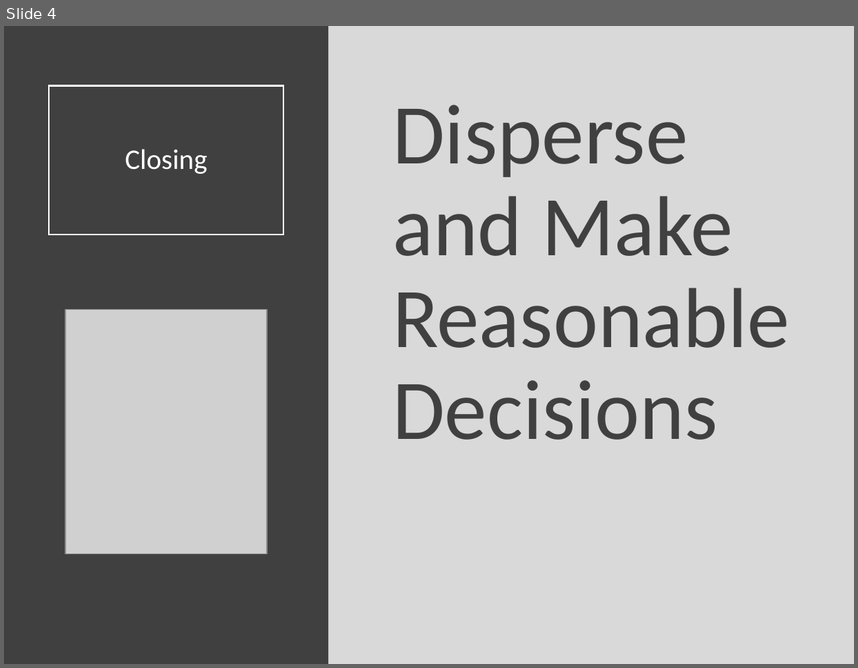
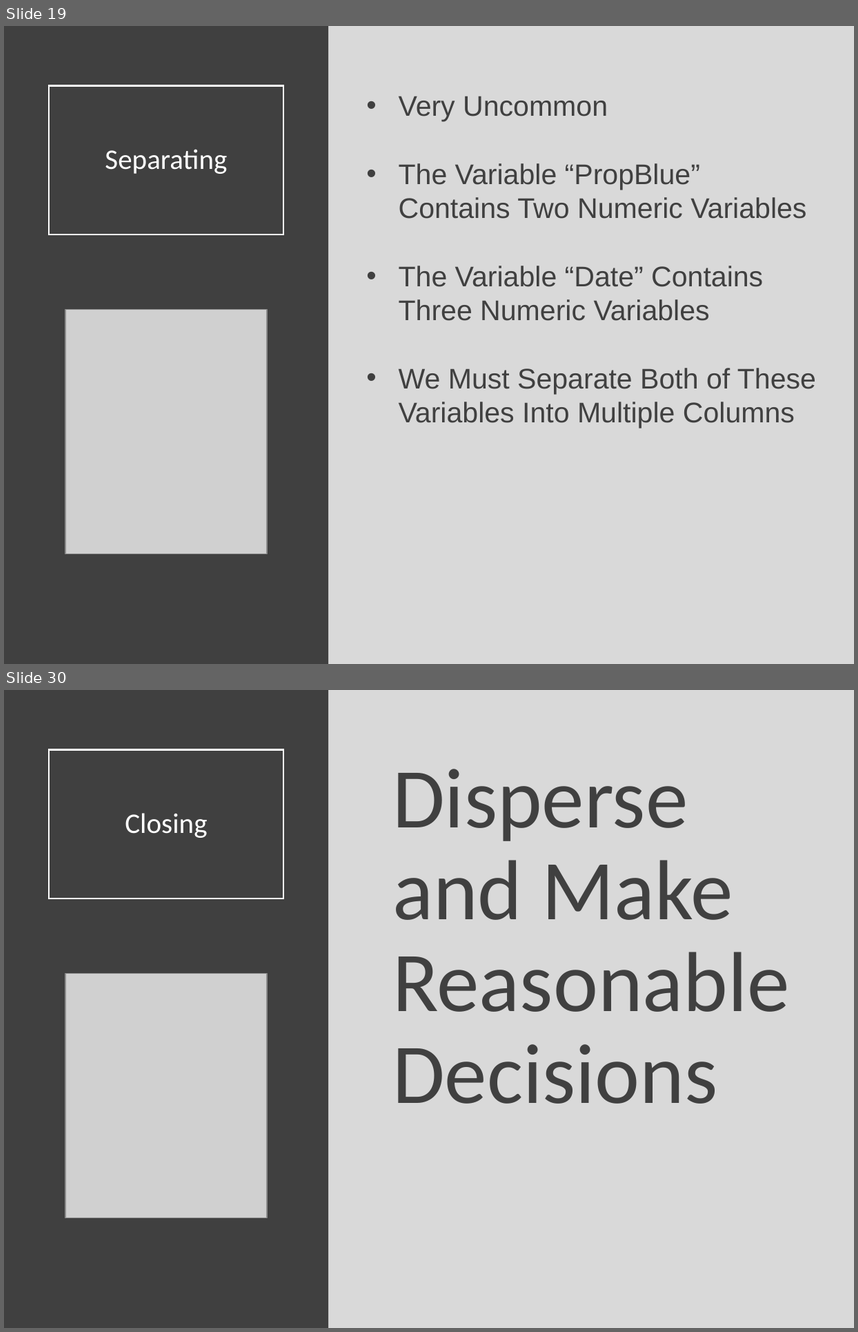
Before and after one commit to Yixf-Self/STOR320_WEBSITE, a slide deck: Lecture/Lecture 12/Lecture 12.pptx. Shown one above the other, each under a label of ours: slide 4 before the commit, slides 19 and 30 after it; the slides between them are not shown. The pictures are 858x668 and 858x1332 pixels, drawn with LibreOffice and Linux fonts; fonts in the diff are those of the drawing; grey boxes stand for pictures. Boxes give left, top, right and bottom in pixels: in the first picture for what was removed or moved away, otherwise in the second. Text is boxed around its words. In the diff, an @@ line names an element or a change of style, - is before the commit and + after.

```diff
--- a/Lecture/Lecture 12/Lecture 12.pptx
+++ b/Lecture/Lecture 12/Lecture 12.pptx
@@ slide 19 added at [4, 26, 854, 664], background #D9D9D9 @@
@@ rectangle added at [4, 26, 329, 664], fill #404040 @@
@@ title added at [49, 85, 283, 234], outline #FFFFFF 1.5 pt, 24 pt, text #FFFFFF @@
+Separating
@@ text added at [399, 96, 816, 428], 24 pt, text #404040 @@
+• Very Uncommon
+• The Variable “PropBlue” Contains Two Numeric Variables
+• The Variable “Date” Contains Three Numeric Variables
+• We Must Separate Both of These Variables Into Multiple Columns
@@ picture added at [65, 309, 267, 553] @@
@@ what was slide 4 is now slide 30 @@
```
Also in this commit, not shown: 26 other slides added, 1 slide removed, 8 other files.
